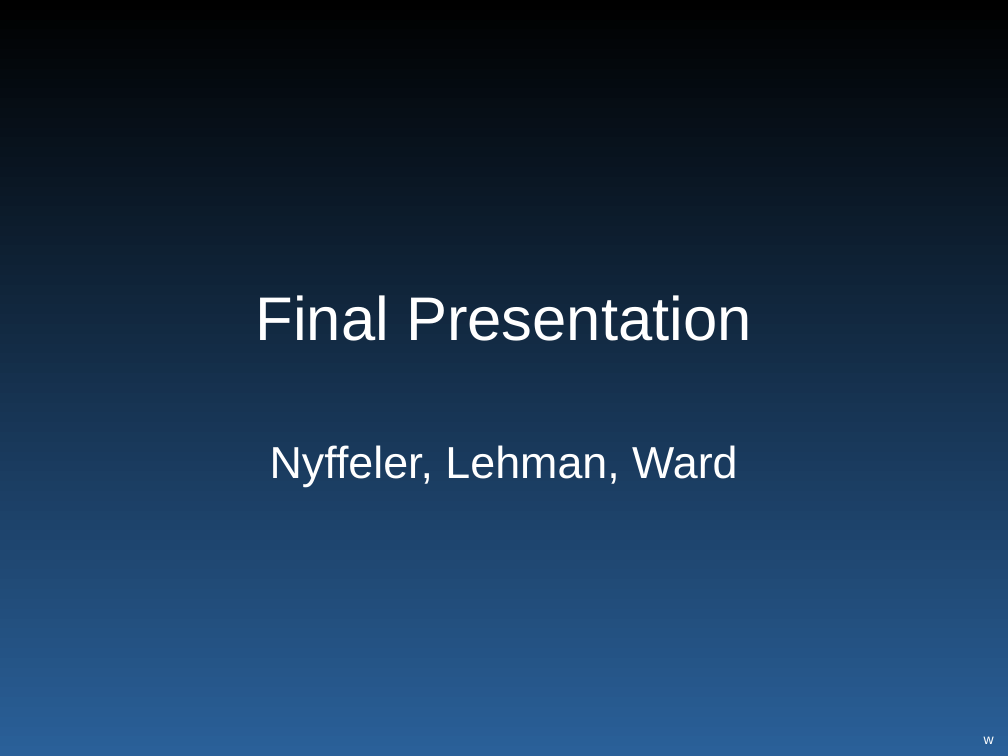
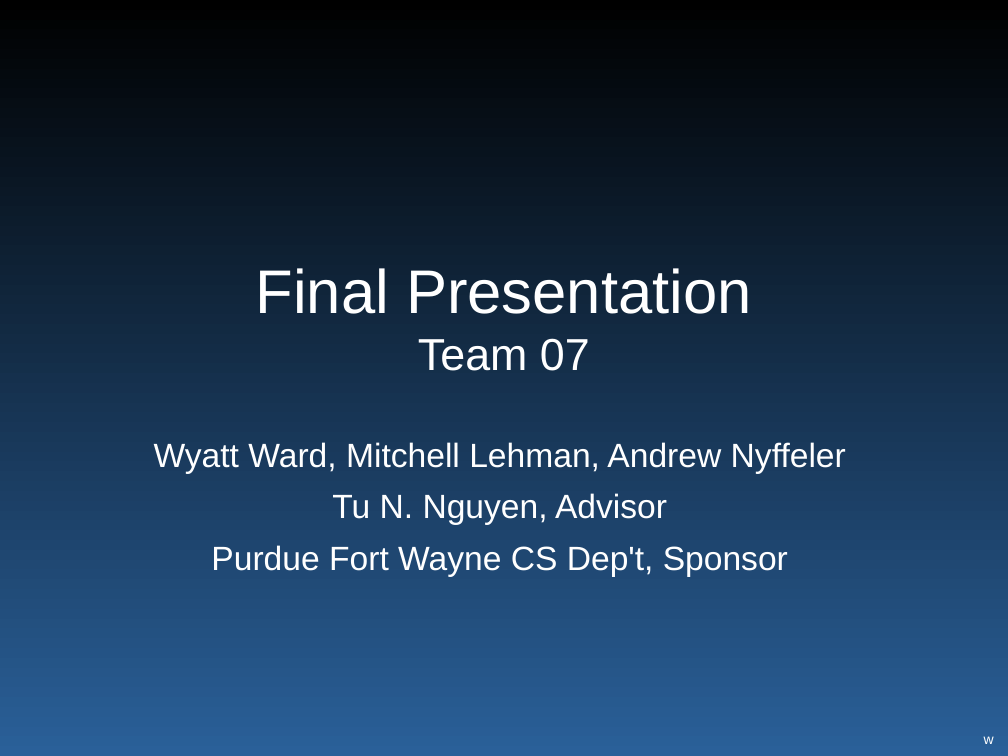
Before and after one commit to wyatt8740/CS460_Capstone, a slide deck: slide 1 of smartgrid_465_final_present.pptx. Drawn at 1008x756 pixels with LibreOffice and Linux fonts; fonts in the diff are those of the drawing. Boxes give left, top, right and bottom in pixels: in the first picture for what was removed or moved away, otherwise in the second. Text is boxed around its words. In the diff, an @@ line names an element or a change of style, - is before the commit and + after.

```diff
--- a/smartgrid_465_final_present.pptx
+++ b/smartgrid_465_final_present.pptx
@@ title at [256, 268, 752, 371]: text changed @@
-Final Presentation
+Final Presentation
+Team 07
@@ subtitle at [154, 442, 846, 577]: text changed; size 32 to 24 pt @@
-Nyffeler, Lehman, Ward
+Wyatt Ward, Mitchell Lehman, Andrew Nyffeler
+Tu N. Nguyen, Advisor
+Purdue Fort Wayne CS Dep't, Sponsor
```
Also in this commit, not shown: 7 other slides changed, 6 slides added, 1 other file.
